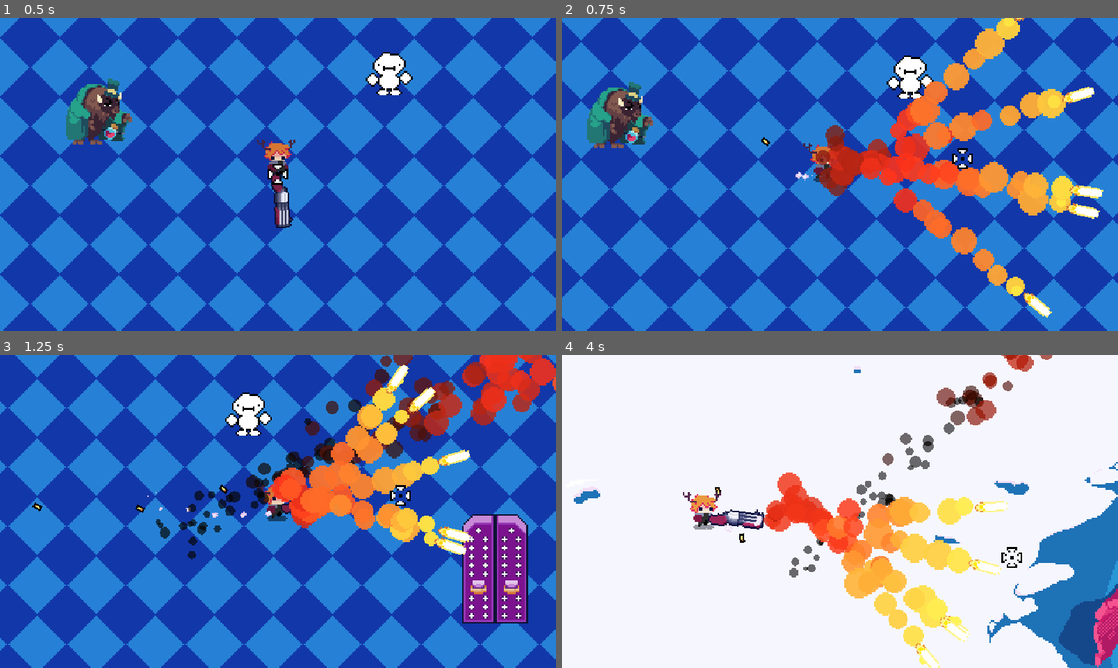
Above: before the commit, frames 1-4 (two rows, left to right).
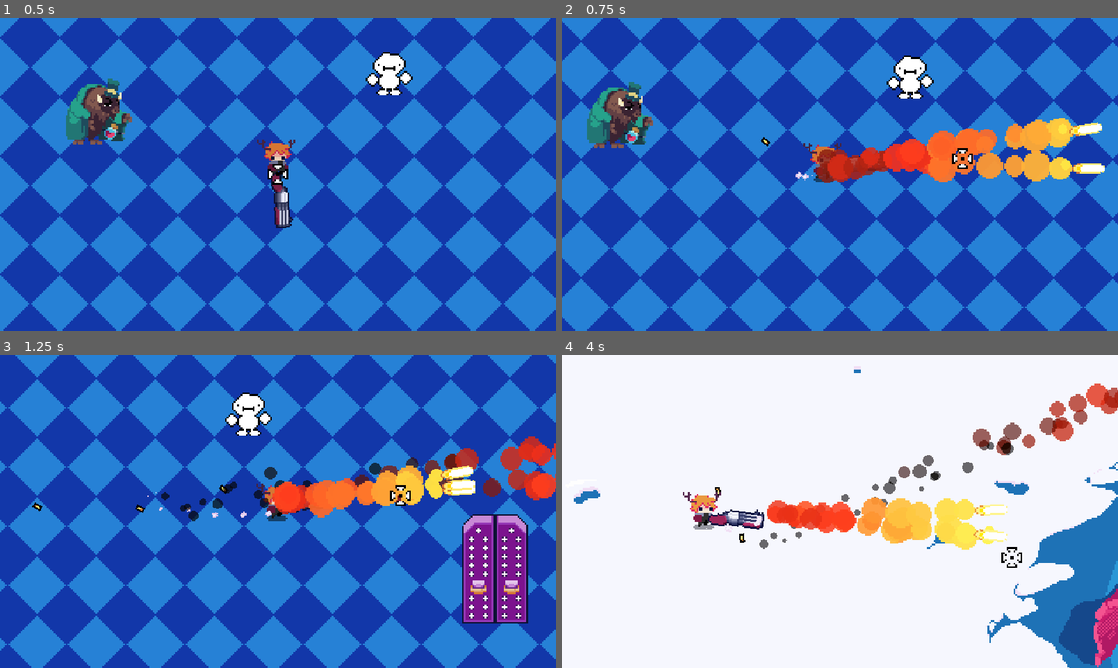
Above: after the commit, the same moments.

Repository: gisotra/protoroguelike
Game: Godot game, scene res://scenes/levels/sandbox.tscn
Two runs of this game, one before a commit and one after it. Both use one fixed random seed, a clock stepped at 60 frames per second and the inputs below.
Inputs (mouse positions are in pixels of both pictures, inside the frame that each line leads up to):
- Up to frame 1 (0.5 s): no input
- Up to frame 2 (0.75 s): move the mouse to (962, 158) at 0.52 s; press the mouse at (962, 158) at 0.53 s; hold D (move_right) from 0.53 s (still down)
- Up to frame 3 (1.25 s): keep holding D (move_right)
- Up to frame 4 (4 s): move the mouse to (728, 527) at 1.27 s; release D (move_right) at 1.28 s; release the mouse at (728, 527) at 1.28 s; hold S (move_down) 1.28-2.03 s; tap E (interact) at 1.35, 2.85 s; move the mouse to (895, 442) at 2.02 s; press the mouse at (895, 442) at 2.03 s; hold D (move_right) 2.03-2.78 s; move the mouse to (812, 574) at 2.77 s; release the mouse at (812, 574) at 2.78 s; hold W (move_up) 2.78-3.53 s; move the mouse to (1006, 558) at 3.52 s; press the mouse at (1006, 558) at 3.53 s; hold A (move_left) from 3.53 s (still down)

Frame 1 is identical in both runs. In frame 2, 12% of the frame differs, in the area x 45-98%, y 0-96%; in frame 3, 14%, in the area x 28-100%, y 0-66%; in frame 4, 11%.

Commit message:
dropable weapons logic pt1

Diff:
--- a/resources/weapons/TripleShotgun.tres
+++ b/resources/weapons/TripleShotgun.tres
@@ -64,8 +64,8 @@
 script = ExtResource("2_m5b33")
 weapon_name = "Triple Shotgun"
 fire_rate = 0.25
-bullet_spread = 50.0
-bullets_per_shot = 5
+bullet_spread = 5.0
+bullets_per_shot = 3
 shake_intensity = 3.0
 recoil = 8.5
 player_knockback = 40.0
--- a/scenes/player/scripts/player.gd
+++ b/scenes/player/scripts/player.gd
@@ -11,6 +11,9 @@
 @onready var central_head_point: Marker2D = $central_head_point
 @onready var frame_count: int = 0
 @onready var eyes_update_rate = 10
+
+@onready var weapon_array: Array[Gun] = [ null, null ]
+
 
 func _physics_process(delta: float) -> void:
 	frame_count += 1
@@ -57,3 +60,6 @@
 		sprite.scale.x = 1
 		eyes.scale.x = 1
 		central_head_point.scale.x = 1
+
+func _pick_up_gun(gun: Gun):
+	print("Hello peter")
--- a/scenes/weapons/gun.tscn
+++ b/scenes/weapons/gun.tscn
@@ -1,12 +1,13 @@
 [gd_scene load_steps=3 format=3 uid="uid://dmwlvjfj2fxb1"]
 
 [ext_resource type="Script" uid="uid://cxi2ltx2yw2gh" path="res://scenes/weapons/guns/scripts/base/Gun.gd" id="1_76485"]
-[ext_resource type="PackedScene" uid="uid://dje33hf03fn4i" path="res://scenes/weapons/bullets/bullet.tscn" id="2_mgo42"]
+
+[sub_resource type="CircleShape2D" id="CircleShape2D_76485"]
+radius = 28.0
 
 [node name="Gun" type="Node2D"]
 script = ExtResource("1_76485")
-bullet_scene = ExtResource("2_mgo42")
-shell_case_scene = null
+on_floor = null
 
 [node name="gun_sprite" type="Sprite2D" parent="."]
 
@@ -16,3 +17,13 @@
 
 [node name="fire_rate_timer" type="Timer" parent="."]
 one_shot = true
+
+[node name="PlayerDetector" type="Area2D" parent="."]
+collision_layer = 0
+collision_mask = 2
+
+[node name="CollisionShape2D" type="CollisionShape2D" parent="PlayerDetector"]
+shape = SubResource("CircleShape2D_76485")
+debug_color = Color(0.99999994, 0.18013492, 0.7610841, 0)
+
+[connection signal="body_entered" from="PlayerDetector" to="." method="_on_player_detector_body_entered"]
--- a/scenes/weapons/guns/scripts/base/Gun.gd
+++ b/scenes/weapons/guns/scripts/base/Gun.gd
@@ -2,25 +2,32 @@
 class_name Gun
 extends Node2D
 
+@export_group("Gun Configurations")
 @export var bullet_scene: PackedScene
 @export var shell_case_scene: PackedScene = preload(Constants.SCENE_PATHS.bullet_shell)
 @export var gun_settings: GunSettings:
 	set(value):
 		gun_settings = value
 		setup_gun()
+@export var on_floor: bool = false
 
+# Gun-Related
 @onready var gun_sprite: Sprite2D = $gun_sprite
 @onready var muzzle: Marker2D = $muzzle
 @onready var muzzle_flash: AnimatedSprite2D = $muzzleFlash
 @onready var fire_rate_timer: Timer = $fire_rate_timer
+@onready var player_detector: Area2D = $PlayerDetector
 
+# Addons
 @onready var camera: Camera2D = get_tree().get_first_node_in_group("Camera") #node global
 @onready var player: CharacterBody2D = get_tree().get_first_node_in_group("Player")
 @onready var type: GunSettings.gunType
 
+
 func _ready():
 	setup_gun()
-
+	if !on_floor:
+		player_detector.set_collision_mask_value(1, false)
 func _process(delta: float) -> void:
 	if Engine.is_editor_hint():
 		return
@@ -100,3 +107,10 @@
 	shell_instance.apply_torque_impulse(randf_range(-360, 360)) #ROTATION
 
 	return shell_instance
+
+# Addons
+func _on_player_detector_body_entered(body: Player) -> void:
+	if body is Player:
+		player_detector.set_collision_mask_value(1, false)
+		body._pick_up_gun(self)
+		#position = Vector2.ZERO
--- a/scenes/weapons/triple_shotgun.tscn
+++ b/scenes/weapons/triple_shotgun.tscn
@@ -1,8 +1,7 @@
-[gd_scene load_steps=14 format=3 uid="uid://cnu7q2dmvndkm"]
+[gd_scene load_steps=13 format=3 uid="uid://cnu7q2dmvndkm"]
 
 [ext_resource type="PackedScene" uid="uid://dmwlvjfj2fxb1" path="res://scenes/weapons/gun.tscn" id="1_ij6u7"]
 [ext_resource type="PackedScene" uid="uid://c2g72ra4gyhy7" path="res://scenes/weapons/bullets/bullet_scenes/ne_wshotgun_bullet.tscn" id="2_vhn61"]
-[ext_resource type="PackedScene" uid="uid://cwpvstasp4x1l" path="res://scenes/weapons/bullets/bullet_shell.tscn" id="3_35i7k"]
 [ext_resource type="Resource" uid="uid://dnidydwa051lx" path="res://resources/weapons/TripleShotgun.tres" id="5_64lt0"]
 [ext_resource type="Texture2D" uid="uid://c8jyeet72jnfj" path="res://scenes/weapons/guns/visuals/second_gun.png" id="6_xyjxw"]
 [ext_resource type="Texture2D" uid="uid://6eyoah04kiod" path="res://scenes/weapons/guns/visuals/muzzleFlash/TripleShotgunMuzzleFlash.png" id="7_jup3c"]
@@ -60,8 +59,8 @@
 
 [node name="TripleShotgun" instance=ExtResource("1_ij6u7")]
 bullet_scene = ExtResource("2_vhn61")
-shell_case_scene = ExtResource("3_35i7k")
 gun_settings = ExtResource("5_64lt0")
+on_floor = false
 
 [node name="gun_sprite" parent="." index="0"]
 position = Vector2(19, -2)
Not shown, added: TODO list.txt
